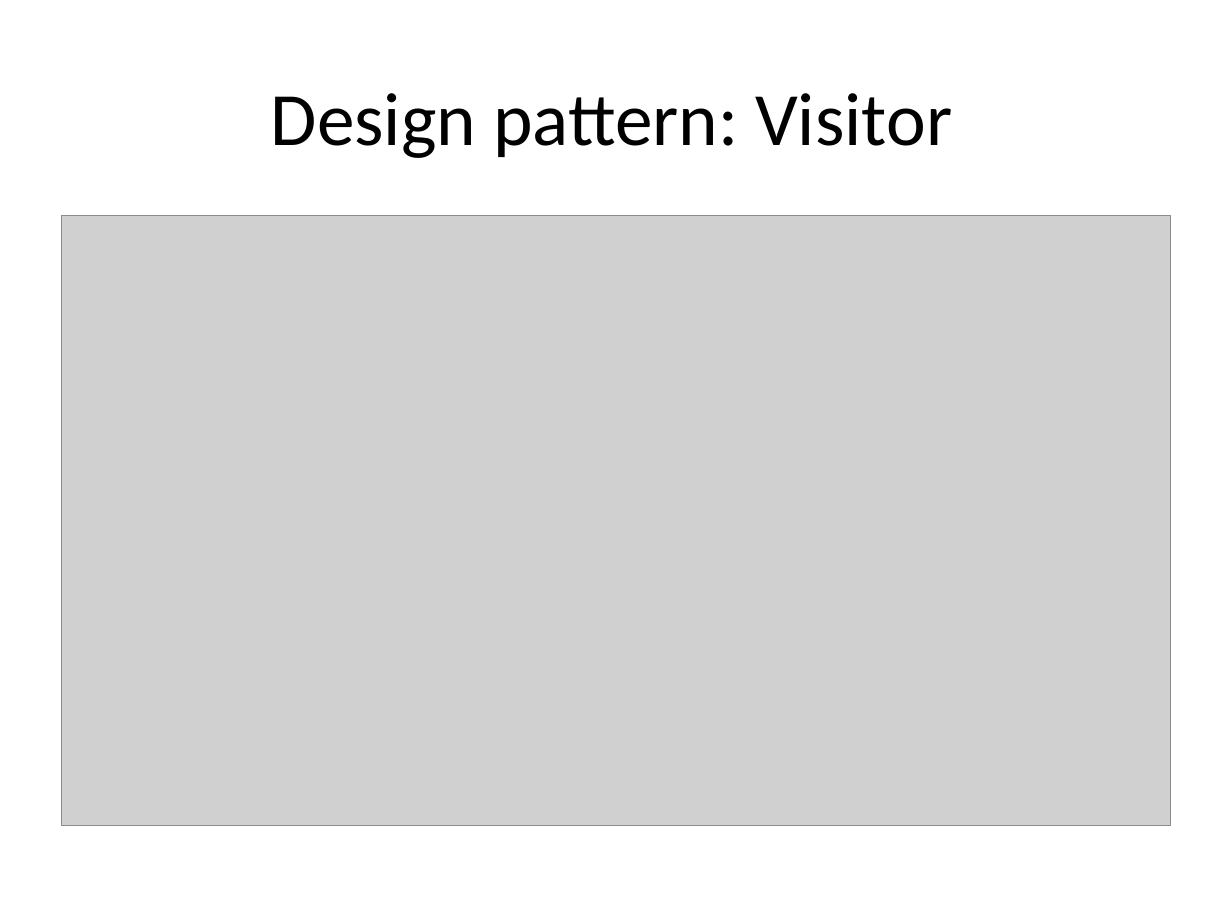
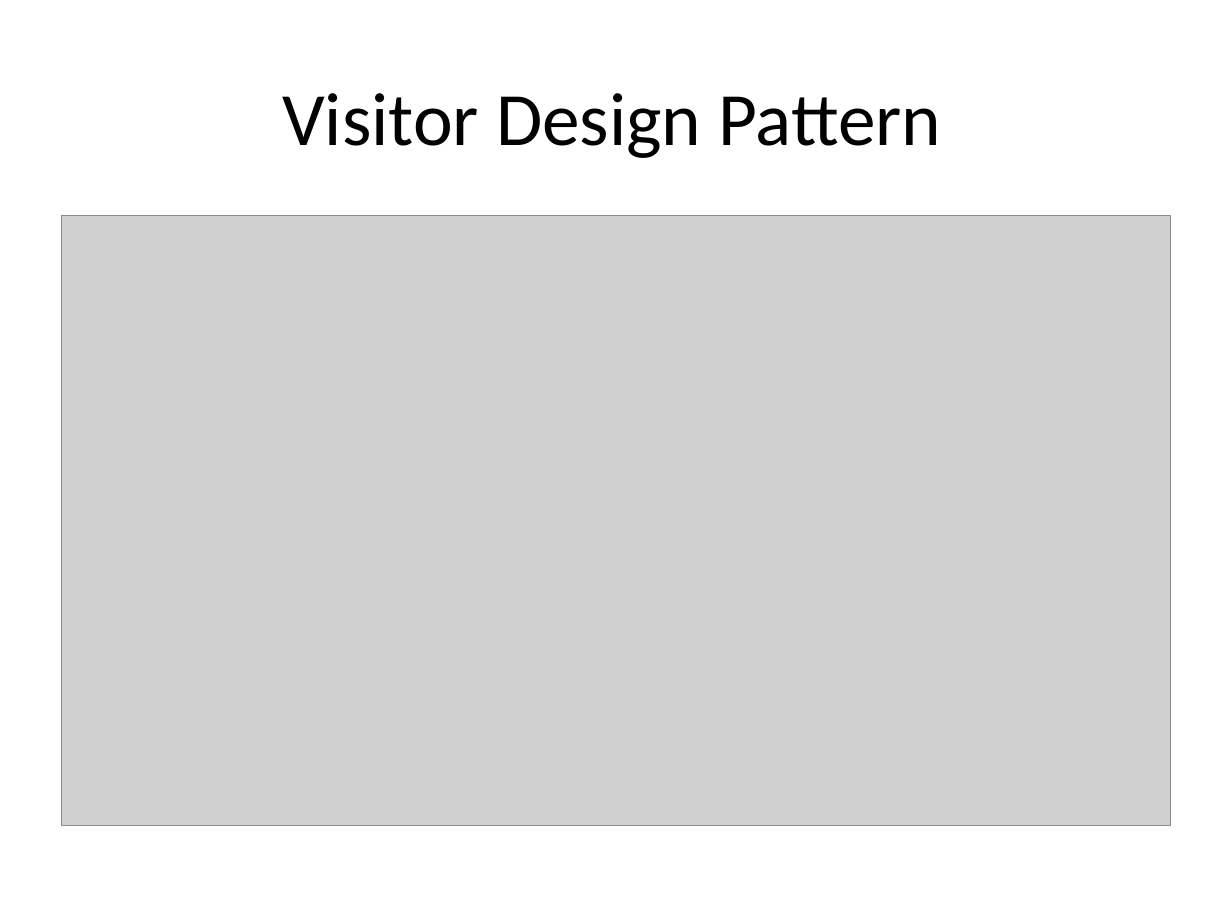
Before and after one commit to isurup/kalle-martin-group, a slide deck: slide 8 of SSE2/slides/1 Analysis.ppt (slide 6 before the commit). Drawn at 1232x924 pixels with LibreOffice and Linux fonts; fonts in the diff are those of the drawing; grey boxes stand for pictures. Boxes give left, top, right and bottom in pixels: in the first picture for what was removed or moved away, otherwise in the second. Text is boxed around its words. In the diff, an @@ line names an element or a change of style, - is before the commit and + after.

```diff
--- a/SSE2/slides/1 Analysis.ppt
+++ b/SSE2/slides/1 Analysis.ppt
@@ title at <box>282,93,941,158</box>: text changed @@
-Design pattern: Visitor
+Visitor Design Pattern
```
Also in this commit, not shown: 2 slides added, 1 slide removed.
